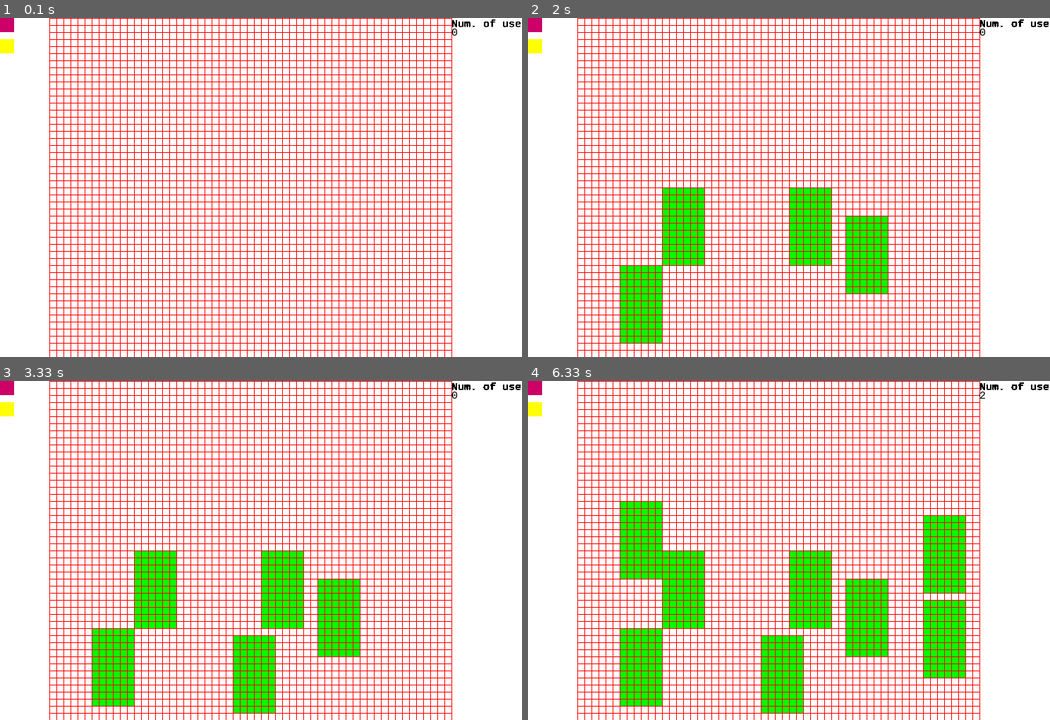
Above: before the commit, frames 1-4 (two rows, left to right).
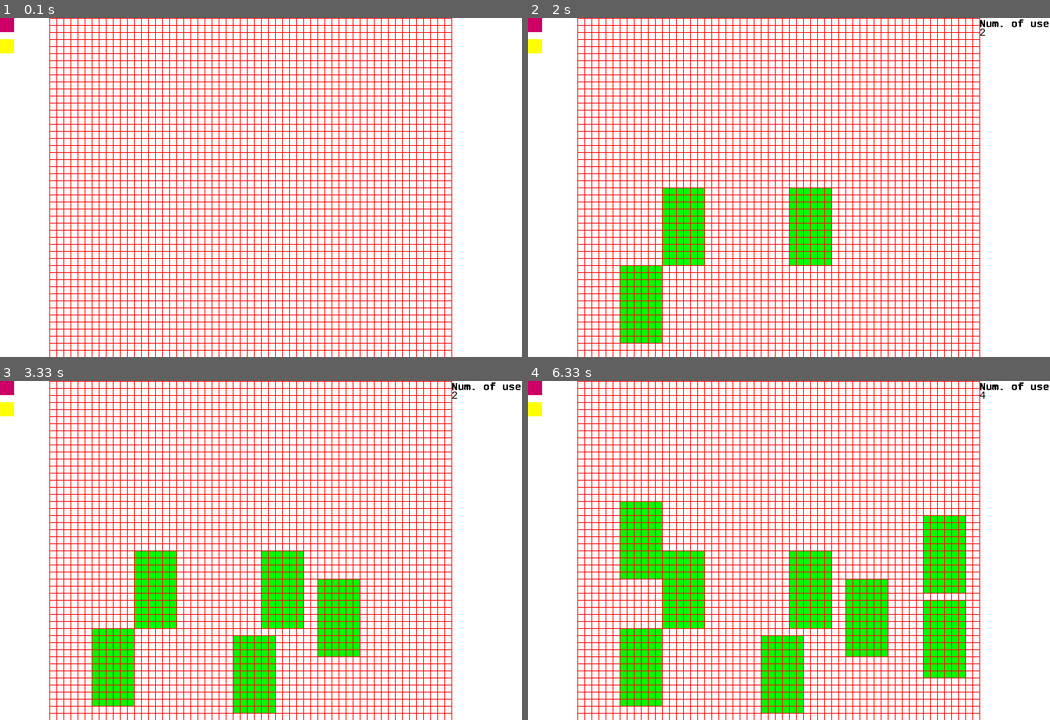
Above: after the commit, the same moments.

Repository: The-XSS-Rat/rctPySim
Game: pygame game, started from pyGame-1.py
The game is run twice, just before and just after one commit, with the same random seed, the same clock (stepped at 60 frames per second) and the same inputs.
Inputs (mouse positions are in pixels of both pictures, inside the frame that each line leads up to):
- Up to frame 1 (0.1 s): no input
- Up to frame 2 (2 s): click (789, 187) at 0.47 s; click (663, 190) at 0.9 s; move the mouse to (627, 265) at 1.2 s; click (627, 265) at 1.4 s; click (851, 218) at 1.95 s
- Up to frame 3 (3.33 s): move the mouse to (234, 638) at 2.3 s; click (234, 638) at 2.52 s
- Up to frame 4 (6.33 s): click (924, 604) at 3.58 s; move the mouse to (924, 519) at 3.93 s; click (924, 519) at 4.15 s; click (627, 506) at 5.22 s

The runs differ from the first frame. In frame 1, 0.1% of the frame differs, in the area x 86-100%, y 0-6%; in frame 2, 1.5%, in the area x 60-100%, y 0-82%; in frame 3, less than 0.1%; in frame 4, less than 0.1%.

Commit message:
Tweaking
- Tweaked CPU usage --> From 25% to 0% on i5 processor
- Tweaked visitors

Diff:
--- a/clPeople.py
+++ b/clPeople.py
@@ -5,7 +5,7 @@
 minAmount = 500
 maxAmount = 80
 
-chanceOfPlus = 70
+chanceOfPlus = 55
 
 def generatePeople():
     global chanceOfPlus
@@ -14,11 +14,12 @@
 
     chancePlusMinus = randint(0,100)
 
-    if(randint(0,1000) < 5):
+    if(randint(0,1000) < 200):
         if chancePlusMinus >= (100 - chanceOfPlus) and (visitorAmount<maxAmount):
             visitorAmount += randint(0,3)
         else:
             visitorAmount -= randint(0,3)
+        if visitorAmount < 0 : visitorAmount = 0
     return visitorAmount
 
 def getPeopleStr():
--- a/pyGame-1.py
+++ b/pyGame-1.py
@@ -3,6 +3,7 @@
 from pygame import *
 from clAttraction import Attraction
 from clPeople import *
+import time
 
 xres = 740
 gameXRes = 640
@@ -125,6 +126,7 @@
     makeGrid()
 
     while 1:
+        time.sleep(0.16)
         # initialize font; must be called after 'pygame.init()' to avoid 'Font not Initialized' error
         myfont = pygame.font.SysFont("monospace", 15)
 
